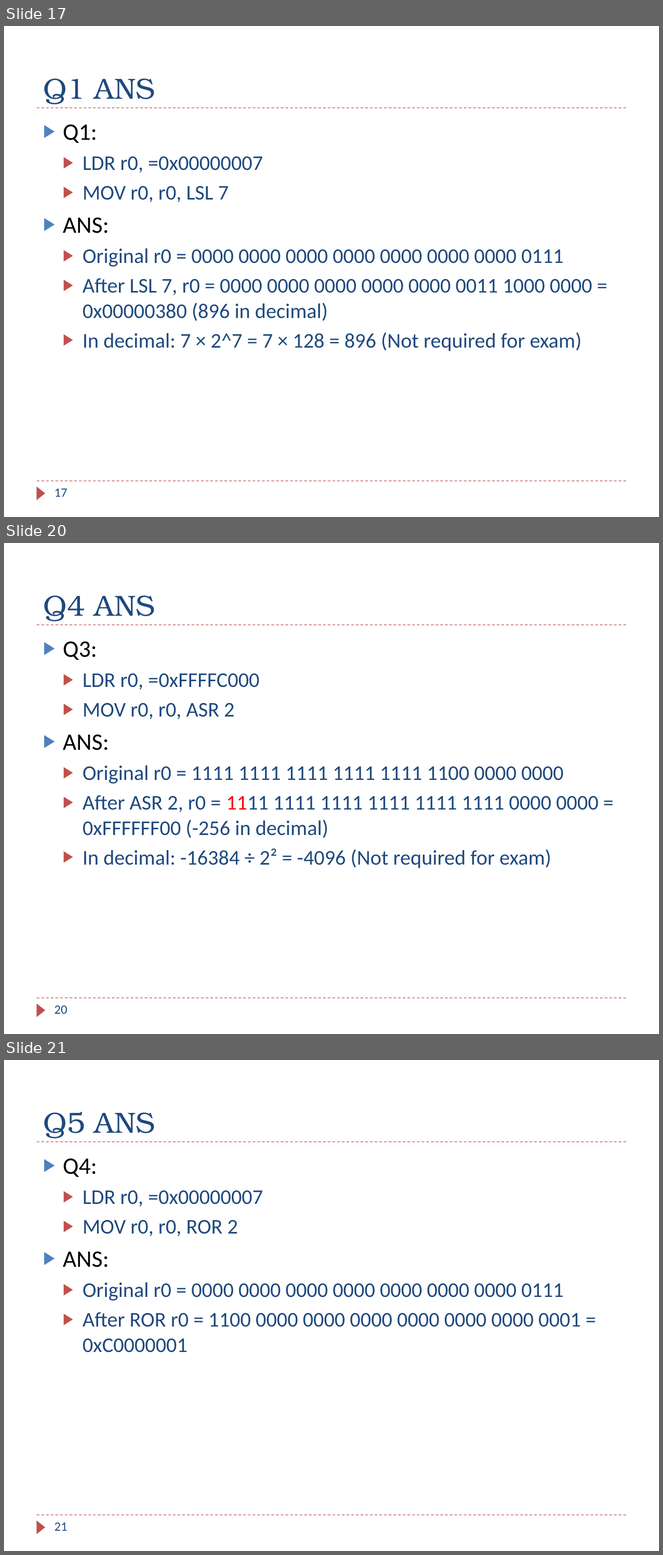
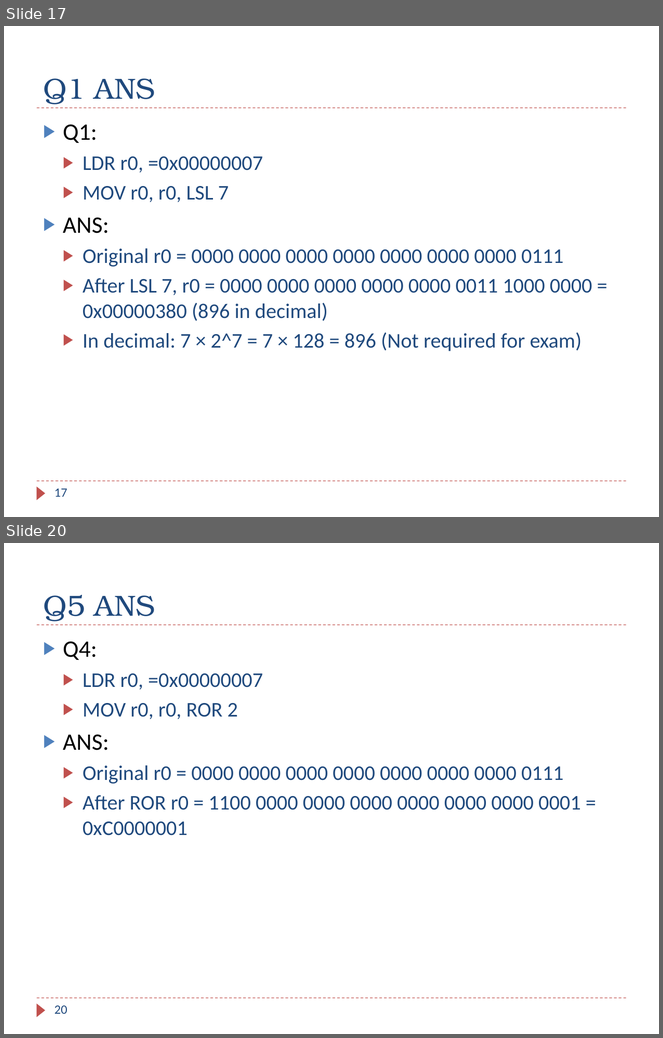
Before and after one commit to guhofstra/CSC111Sp26, a slide deck: PPTs/Ch4_ARM_Arithmetic_Logic_Exercises_ANS.pptx. Shown one above the other, each under a label of ours: slides 17, 20 and 21 before the commit, slides 17 and 20 after it; the slides between them are not shown. The pictures are 663x1555 and 663x1038 pixels, drawn with LibreOffice and Linux fonts; fonts in the diff are those of the drawing. Boxes give left, top, right and bottom in pixels: in the first picture for what was removed or moved away, otherwise in the second. Text is boxed around its words. In the diff, an @@ line names an element or a change of style, - is before the commit and + after.

```diff
--- a/PPTs/Ch4_ARM_Arithmetic_Logic_Exercises_ANS.pptx
+++ b/PPTs/Ch4_ARM_Arithmetic_Logic_Exercises_ANS.pptx
@@ slide 20 removed at [4, 543, 659, 1034], background #FFFFFF; not listed: 3 template elements that a slide beside it also shows @@
@@ title removed at [43, 596, 155, 622] @@
-Q4 ANS
@@ text removed at [63, 641, 599, 869] @@
-▶ Q3:
-  ▶ LDR r0, =0xFFFFC000
-  ▶ MOV r0, r0, ASR 2
-▶ ANS:
-  ▶ Original r0 = 1111 1111 1111 1111 1111 1100 0000 0000
-  ▶ After ASR 2, r0 = 1111 1111 1111 1111 1111 1111 0000 0000 = 0xFFFFFF00 (-256 in decimal)
-  ▶ In decimal: -16384 ÷ 2² = -4096 (Not required for exam)
@@ page number removed at [54, 1006, 67, 1014] @@
-20
@@ what was slide 21 is now slide 20 @@
@@ page number at [54, 1006, 67, 1014]: text changed @@
-21
+20
```
Also in this commit, not shown: 3 slides changed, 5 other files.
